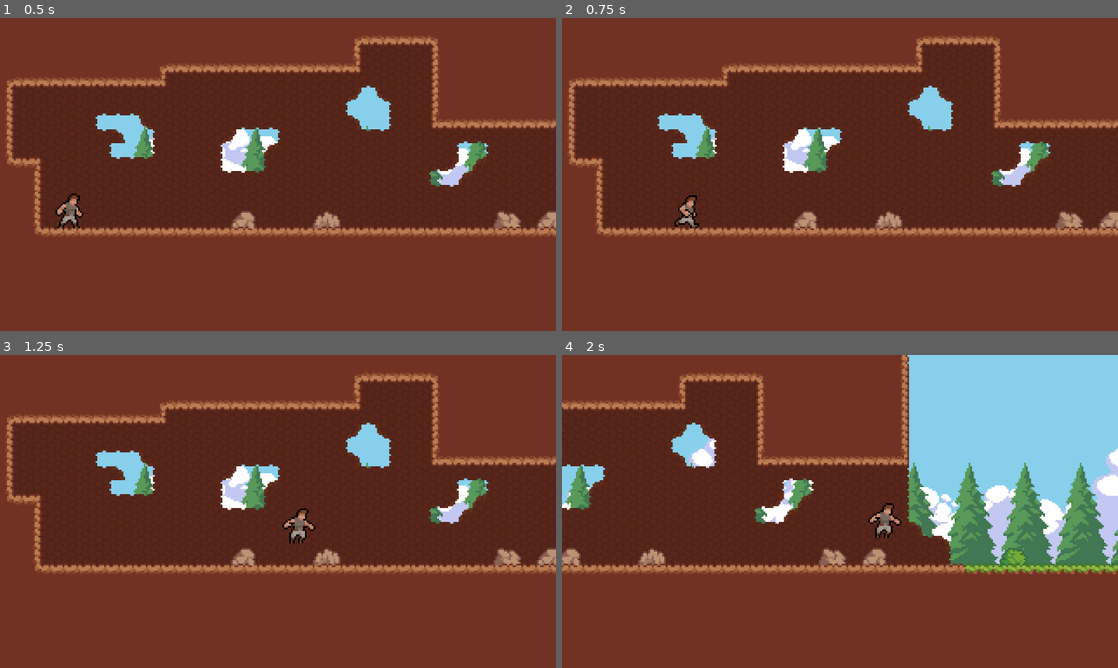
Above: before the commit, frames 1-4 (two rows, left to right).
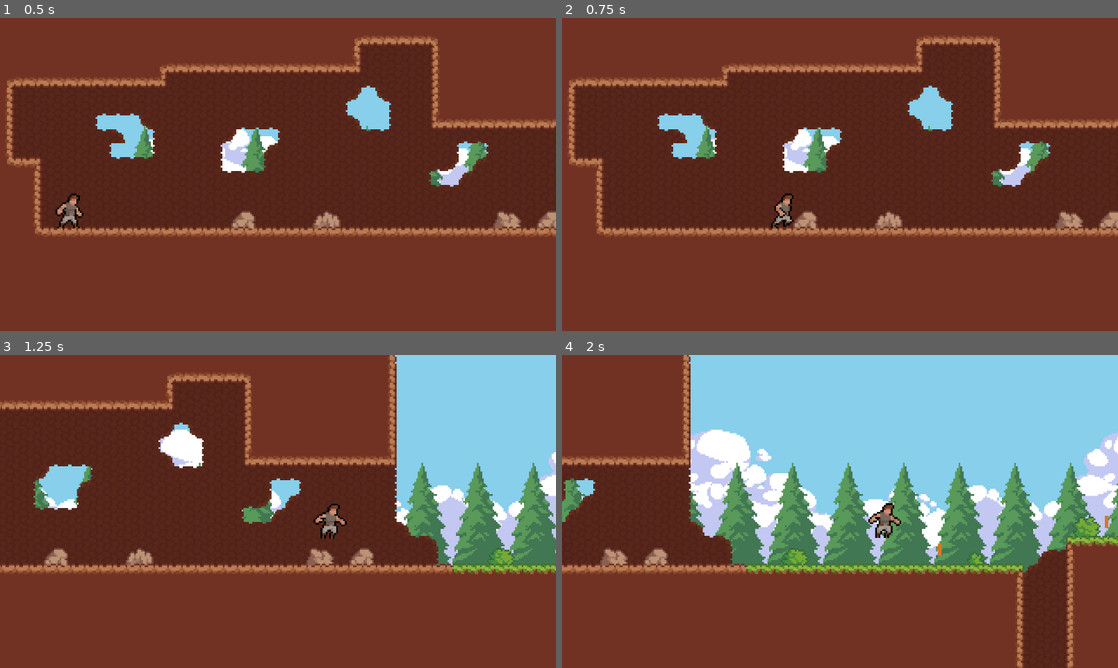
Above: after the commit, the same moments.

Repository: AashaStudios/ProjectRun
Game: Godot game, scene res://scenes/game.tscn
The game is run twice, just before and just after one commit, with the same random seed, the same clock (stepped at 60 frames per second) and the same inputs.
Inputs:
- Up to frame 1 (0.5 s): no input
- Up to frame 2 (0.75 s): hold Right (right) from 0.53 s (still down); tap Z (dash) at 0.6 s
- Up to frame 3 (1.25 s): keep holding Right (right); tap Space (jump) at 0.77, 0.8, 1.07 s
- Up to frame 4 (2 s): keep holding Right (right); tap Space (jump) at 1.35, 1.52, 1.82 s; tap Z (dash) at 1.55 s

Frame 1 is identical in both runs. In frame 2, 0.5% of the frame differs, in the area x 20-42%, y 56-68%; in frame 3, 37%; in frame 4, 44%, in the area x 0-100%, y 0-100%.

Commit message:
Got a nice dash with animation :)

Diff:
--- a/scenes/player.gd
+++ b/scenes/player.gd
@@ -5,10 +5,10 @@
 const ACCELERATION: int = 17
 const FRICTION: int = 20
 const JUMP_VELOCITY: int = -250
+const DASH_VELOCITY: int = 600
 
 var coyote_time_activated: bool = false
-var state: String = "idle"
-var states: Array = ["idle", "running", "jumping", "dashing"]
+var dashing: bool = false
 
 @onready var sprite: AnimatedSprite2D = $AnimatedSprite2D
 @onready var coyote_timer: Timer = $Timers/CoyoteTimer
@@ -20,6 +20,11 @@
 func _physics_process(delta: float) -> void:
     if not is_on_floor():
         velocity += get_gravity() * delta
+
+    handle_dash()
+
+    if dashing:
+        return
 
     var direction: float = Input.get_axis("left", "right")
 
@@ -35,16 +40,25 @@
     var velocity_weight: float = delta * (ACCELERATION if direction else FRICTION)
     velocity.x = lerp(velocity.x, direction * MAX_SPEED, velocity_weight)
 
-    if direction != 0 and is_on_floor():
-        state = "running"
-
 
 func handle_dash() -> void:
     if Input.is_action_just_pressed("dash") and dash_cooltime_timer.is_stopped():
         dash_timer.start()
         dash_cooltime_timer.start()
-        state = "dashing"
-        print(state)
+
+    if not dash_timer.is_stopped():
+        velocity.y = 0
+        sprite.play("dash")
+        dashing = true
+        if sprite.flip_h == false:
+            velocity.x = DASH_VELOCITY
+        else:
+            velocity.x = -DASH_VELOCITY
+
+        move_and_slide()
+
+    if dash_timer.is_stopped():
+        dashing = false
 
 
 func handle_jump() -> void:
@@ -67,7 +81,6 @@
         jump_buffer_timer.stop()
         coyote_timer.stop()
         coyote_time_activated = true
-        state = "jumping"
 
 
 func handle_animation(direction: float) -> void:
--- a/scenes/player.tscn
+++ b/scenes/player.tscn
@@ -121,7 +121,7 @@
 [node name="AnimatedSprite2D" type="AnimatedSprite2D" parent="."]
 position = Vector2(0, -16)
 sprite_frames = SubResource("SpriteFrames_fjrip")
-animation = &"idle"
+animation = &"dash"
 autoplay = "idle"
 
 [node name="CollisionShape2D" type="CollisionShape2D" parent="."]
@@ -139,6 +139,7 @@
 one_shot = true
 
 [node name="DashTimer" type="Timer" parent="Timers"]
+wait_time = 0.25
 one_shot = true
 
 [node name="DashCooltimeTimer" type="Timer" parent="Timers"]
